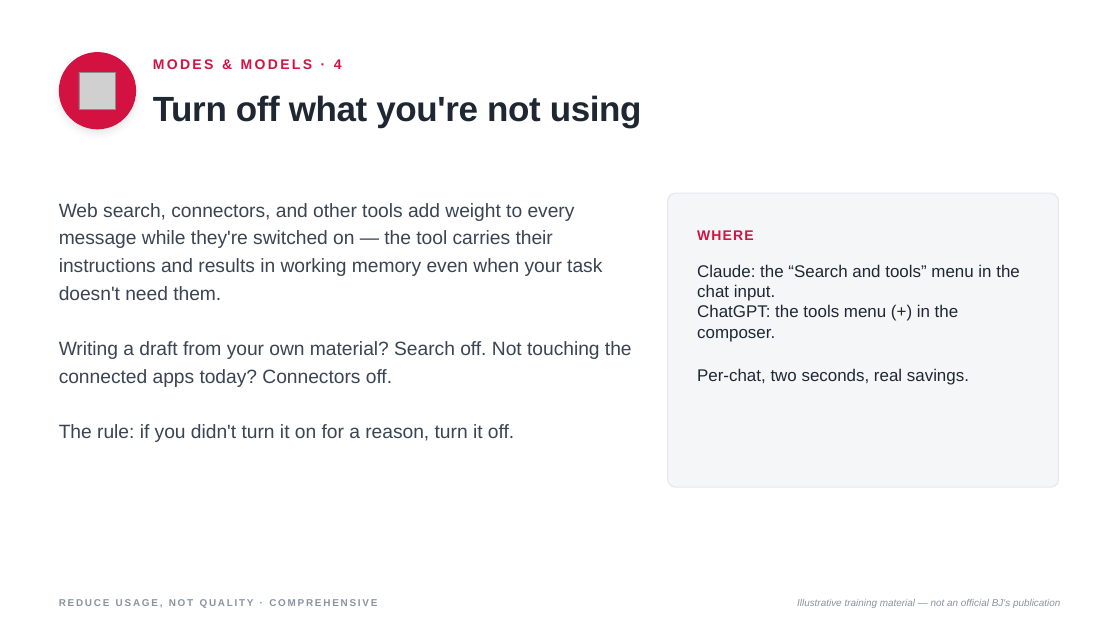
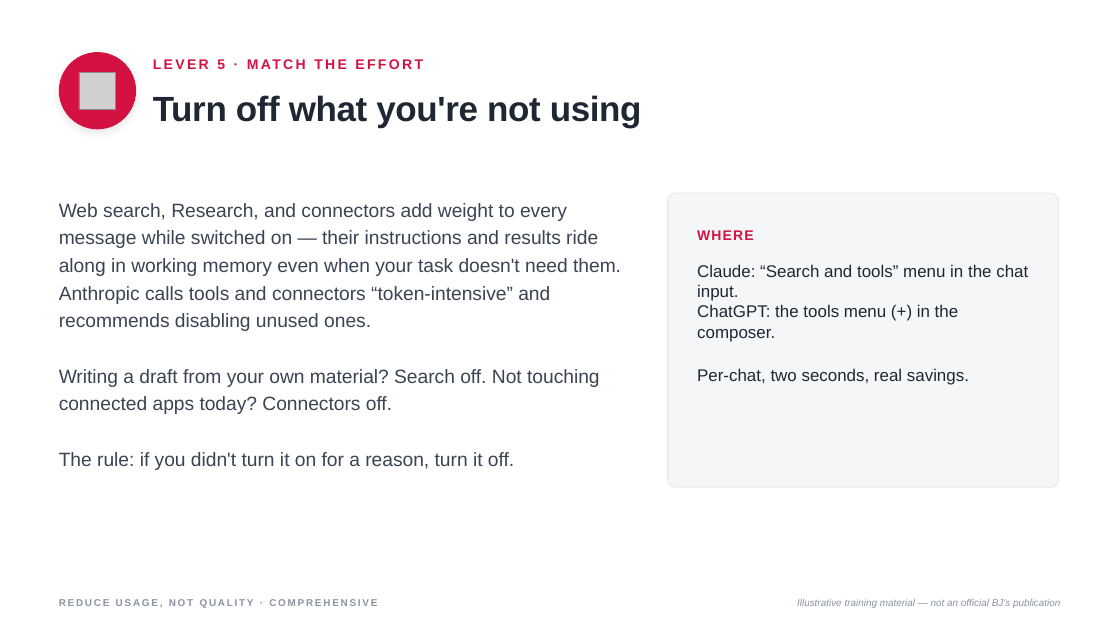
Before and after one commit to machinegenai/pe, a slide deck: slide 20 of Reduce Usage Not Quality Comprehensive.pptx (slide 19 before the commit). Drawn at 1120x630 pixels with LibreOffice and Linux fonts; fonts in the diff are those of the drawing; grey boxes stand for pictures. Boxes give left, top, right and bottom in pixels: in the first picture for what was removed or moved away, otherwise in the second. Text is boxed around its words. In the diff, an @@ line names an element or a change of style, - is before the commit and + after.

```diff
--- a/Reduce Usage Not Quality Comprehensive.pptx
+++ b/Reduce Usage Not Quality Comprehensive.pptx
@@ text at (217,59,225,69): text changed @@
-MODES & MODELS · 4
+LEVER 5 · MATCH THE EFFORT
@@ text at (59,203,621,414): text changed @@
-Web search, connectors, and other tools add weight to every message while they're switched on — the tool carries their instructions and results in working memory even when your task doesn't need them.
-Writing a draft from your own material? Search off. Not touching the connected apps today? Connectors off.
+Web search, Research, and connectors add weight to every message while switched on — their instructions and results ride along in working memory even when your task doesn't need them. Anthropic calls tools and connectors “token-intensive” and recommends disabling unused ones.
+Writing a draft from your own material? Search off. Not touching connected apps today? Connectors off.
@@ text at (697,264,1028,385): text changed @@
-Claude: the “Search and tools” menu in the chat input.
-ChatGPT: the tools menu (+) in the composer.
-Per-chat, two seconds, real savings.
+Claude: “Search and tools” menu in the chat input.
+ChatGPT: the tools menu (+) in the composer.
+Per-chat, two seconds, real savings.
```
Also in this commit, not shown: 26 other slides changed, 1 slide added.
